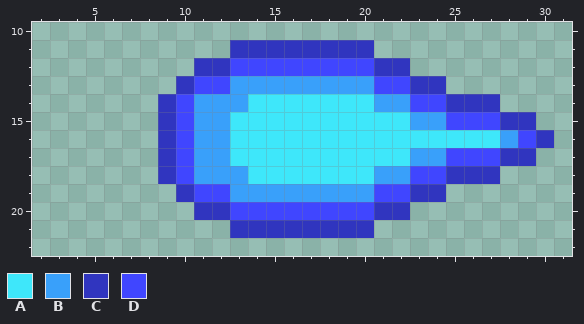
Two versions of one pixel-art sprite, Effects/FireballBlue.png. This is how it looked before the edit.
The file is 32x32 pixels. Shown: x 2..31, y 10..22. The old version is drawn lined up with the new one.
Palette (. is transparent): A #3ee7fa  B #39a0fa  C #3035bf  D #4046ff
Pixels before, first column x 9:
11 ....CCCCCCCC..........
12 ..CCDDDDDDDDCC........
13 .CDDBBBBBBBBDDCC......
14 CDBBBAAAAAAABBDDCCC...
15 CDBBAAAAAAAAAABBDDDCC.
16 CDBBAAAAAAAAAAAAAAABDC
17 CDBBAAAAAAAAAABBDDDCC.
18 CDBBBAAAAAAABBDDCCC...
19 .CDDBBBBBBBBDDCC......
20 ..CCDDDDDDDDCC........
21 ....CCCCCCCC..........
The same view after the edit:
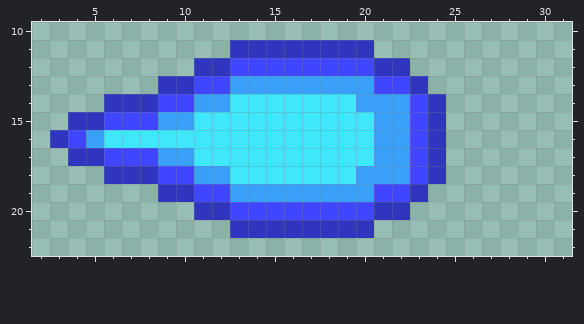
Diff:
whole drawing moved by +2,+1 (the old picture is shown already moved)
There is now colour A in row 16 at x 6 to 8.
The edit turns colour B into colour A in row 14 at x 13; in rows 15 to 17 at x 11 to 12; in row 18 at x 13.
The edit turns colour C into colour A in row 16 at x 9.
The edit turns colour D into colour A in row 16 at x 10.
There is now colour B in row 16 at x 5.
The edit turns colour A into colour B in row 14 at x 20; in rows 15 to 17 at x 21 to 22; in row 18 at x 20.
The edit turns colour C into colour B in row 15 at x 9; in row 17 at x 9.
The edit turns colour D into colour B in row 15 at x 10; in row 17 at x 10.
There is now colour C in row 13 at x 9; in row 14 at x 6 to 8; in row 15 at x 4 to 5; in row 16 at x 3; in row 17 at x 4 to 5; in row 18 at x 6 to 8.
There is now colour C in row 19 at x 9.
The edit turns colour A into colour C in row 16 at x 24.
The edit turns colour B into colour C in row 15 at x 24; in row 17 at x 24.
The edit turns colour D into colour C in row 14 at x 24; in row 18 at x 24.
There is now colour D in row 15 at x 6 to 8; in row 16 at x 4; in row 17 at x 6 to 8.
The edit turns colour A into colour D in row 16 at x 23.
The edit turns colour B into colour D in row 15 at x 23; in row 17 at x 23.
The edit turns colour C into colour D in row 14 at x 9; in row 18 at x 9.
The edit erases colour A in row 16 at x 25 to 27.
The edit erases colour B in row 16 at x 28.
The edit erases colour C in row 13 at x 24; in row 14 at x 25 to 27; in row 15 at x 28 to 29; in row 16 at x 30; in row 17 at x 28 to 29; in row 18 at x 25 to 27.
The edit erases colour C in row 19 at x 24.
The edit erases colour D in row 15 at x 25 to 27; in row 16 at x 29; in row 17 at x 25 to 27.
